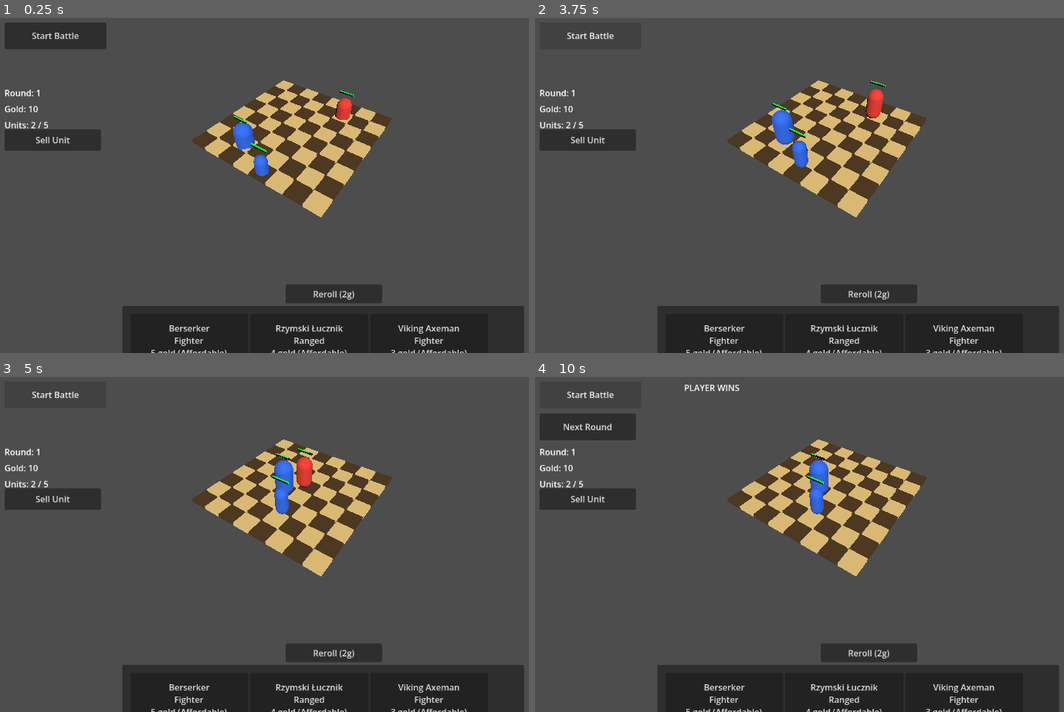
Above: before the commit, frames 1-4 (two rows, left to right).
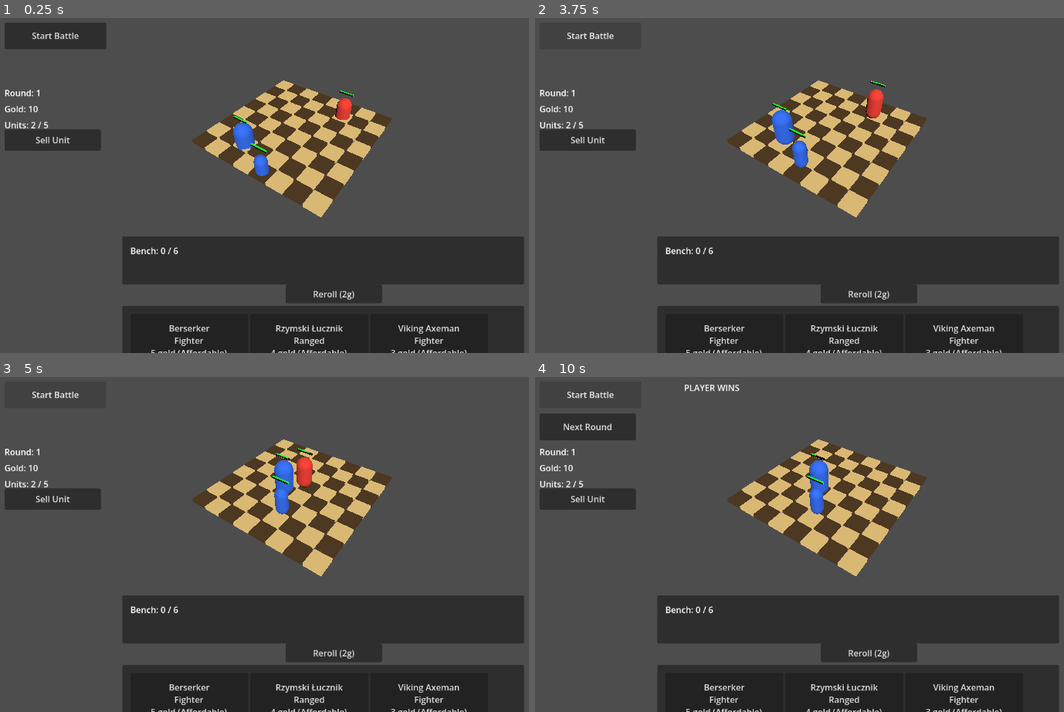
Above: after the commit, the same moments.

Repository: janmgryka-bit/warmarket
Game: Godot game, scene res://scenes/Main.tscn
Same seed, same stepped clock (60 frames per second), same inputs: the game is played once before the commit and once after it.
Inputs:
- Up to frame 1 (0.25 s): no input
- Up to frame 2 (3.75 s): click "Sell Unit" at 0.5 s; click "Berserker Fighter 5 gold (Aff…" at 1.25 s; click "Rzymski Łucznik Ranged 4 gold…" at 2 s; click "Viking Axeman Fighter 3 gold …" at 2.75 s; click "Start Battle" at 3.5 s
- Up to frame 3 (5 s): click "Start Battle" at 4.25 s
- Up to frame 4 (10 s): click "Reroll (2g)" at 5 s; click "Sell Unit" at 5.75 s; click "Berserker Fighter 5 gold (Aff…" at 6.5 s; click "Rzymski Łucznik Ranged 4 gold…" at 7.25 s; click "Viking Axeman Fighter 3 gold …" at 8 s; click "Reroll (2g)" at 8.75 s; click "Start Battle" at 9.5 s

The runs differ from the first frame. In frame 1, 11% of the frame differs, in the area x 23-99%, y 65-80%; in frame 2, 11%; in frame 3, 11%; in frame 4, 11%.

Commit message:
Add bench UI placeholder

Diff:
--- a/godot_project/war-market/scenes/Main.tscn
+++ b/godot_project/war-market/scenes/Main.tscn
@@ -76,6 +76,26 @@
 offset_bottom = 270.0
 text = "Sell Unit"
 
+[node name="BenchPanel" type="Panel" parent="UI" unique_id=2100000001]
+offset_left = 250.0
+offset_top = 430.0
+offset_right = 1000.0
+offset_bottom = 520.0
+
+[node name="BenchLabel" type="Label" parent="UI/BenchPanel" unique_id=2100000002]
+offset_left = 15.0
+offset_top = 15.0
+offset_right = 285.0
+offset_bottom = 45.0
+text = "Bench: 0 / 6"
+
+[node name="BenchItems" type="HBoxContainer" parent="UI/BenchPanel" unique_id=2100000003]
+layout_mode = 0
+offset_left = 15.0
+offset_top = 55.0
+offset_right = 735.0
+offset_bottom = 115.0
+
 [node name="ShopPanel" type="Panel" parent="UI" unique_id=1612883262]
 offset_left = 250.0
 offset_top = 560.0
--- a/godot_project/war-market/scripts/game.gd
+++ b/godot_project/war-market/scripts/game.gd
@@ -12,6 +12,8 @@
 @onready var reroll_button: Button = $UI/RerollButton
 @onready var sell_unit_button: Button = $UI/SellUnitButton
 @onready var unit_cap_label: Label = $UI/UnitCapLabel
+@onready var bench_label: Label = $UI/BenchPanel/BenchLabel
+@onready var bench_items: HBoxContainer = $UI/BenchPanel/BenchItems
 
 # Resources
 var unit_scene: PackedScene = preload("res://units/Unit.tscn")
@@ -55,6 +57,9 @@
 var player_roster: Array[Dictionary] = []
 var roster_id_counter: int = 0
 var round_number: int = 1
+var bench_units: Array[Dictionary] = []
+var max_bench_units: int = 6
+var selected_bench_index: int = -1
 
 # Setup
 func _ready() -> void:
@@ -82,6 +87,7 @@
 	roll_shop_offers()
 	populate_shop()
 	update_unit_cap_label()
+	update_bench_ui()
 	round_label.text = "Round: %d" % round_number
 
 # Frame Updates
@@ -485,3 +491,33 @@
 
 func update_unit_cap_label() -> void:
 	unit_cap_label.text = "Units: %d / %d" % [player_roster.size(), max_player_units]
+
+func update_bench_ui() -> void:
+	bench_label.text = "Bench: %d / %d" % [bench_units.size(), max_bench_units]
+	for child in bench_items.get_children():
+		child.queue_free()
+
+	for i in range(bench_units.size()):
+		var entry = bench_units[i]
+		var unit_id = entry.get("unit_id", "")
+		var data: Dictionary = unit_database.get_unit_data(unit_id)
+		var button = Button.new()
+		button.custom_minimum_size = Vector2(220, 90)
+		button.text = data.get("name", unit_id)
+		button.pressed.connect(_on_bench_unit_pressed.bind(i))
+		bench_items.add_child(button)
+
+func _on_bench_unit_pressed(index: int) -> void:
+	if not is_preparation_phase():
+		print("Cannot select bench unit outside preparation phase")
+		return
+
+	if index < 0 or index >= bench_units.size():
+		print("Bench index out of range: ", index)
+		return
+
+	selected_bench_index = index
+	clear_all_selection()
+	var unit_id = bench_units[index].get("unit_id", "")
+	var data: Dictionary = unit_database.get_unit_data(unit_id)
+	print("SELECTED BENCH UNIT: ", data.get("name", unit_id))
